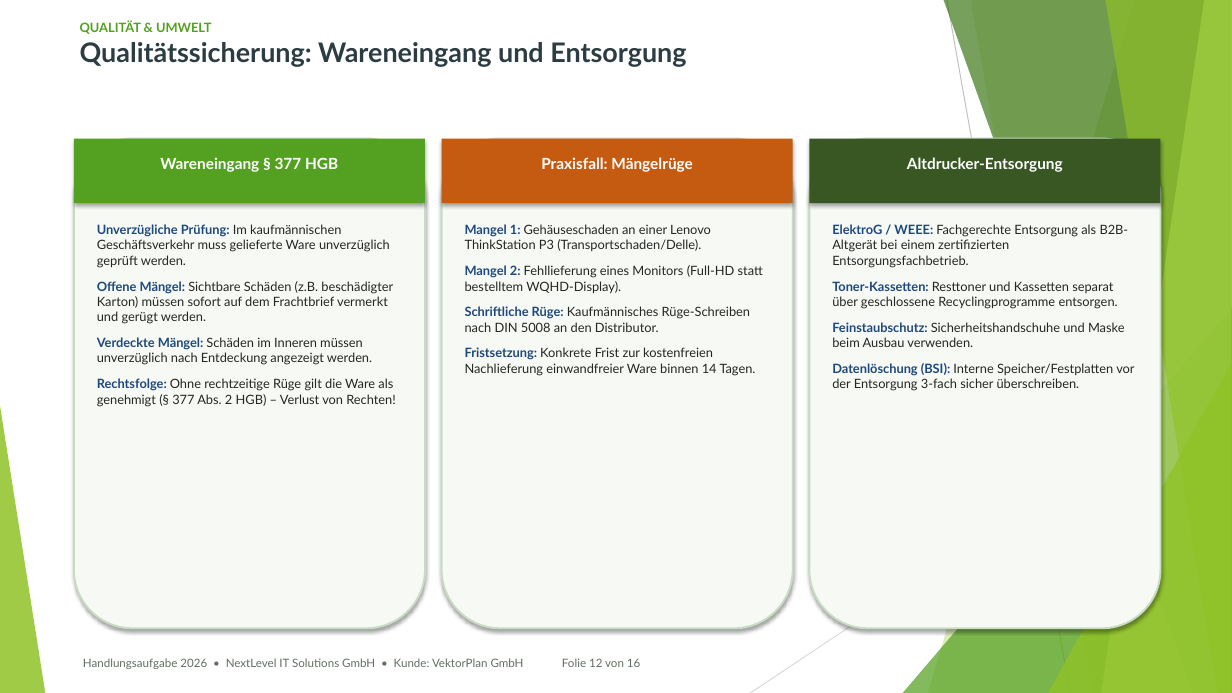
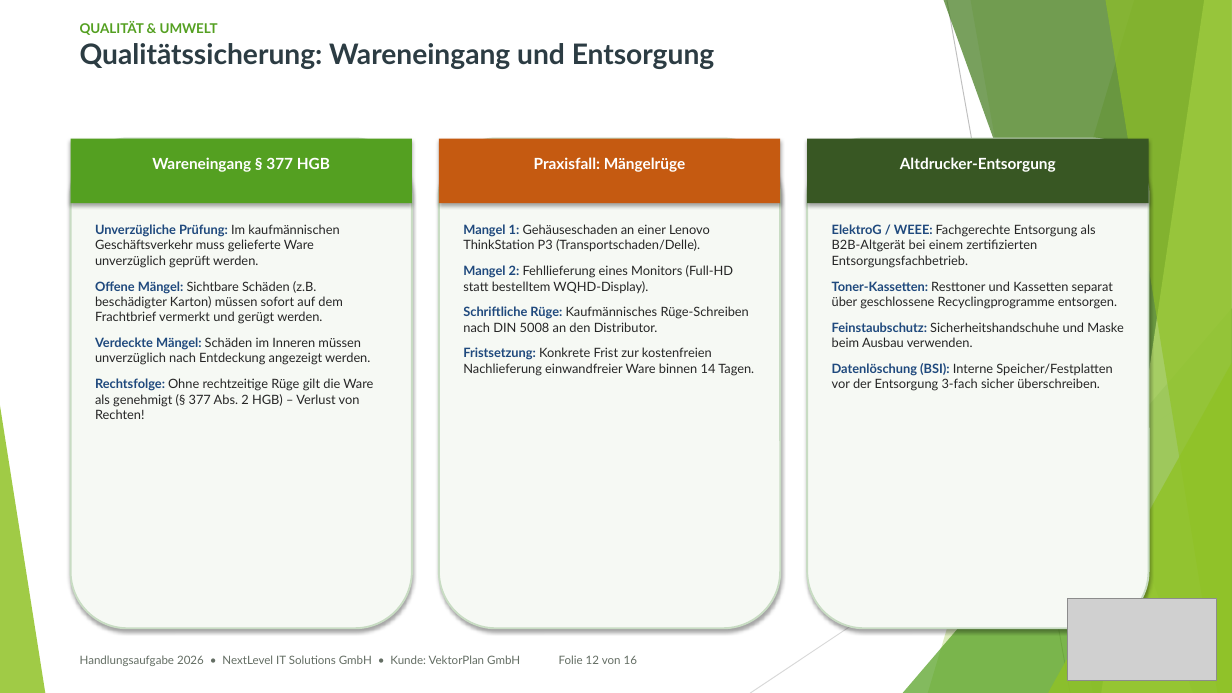
Before and after one commit to kluthjan/projekt_handlungsaufgabe, a slide deck: slide 12 of docs/08_Projektabschluss/Abschlusspraesentation.pptx. Drawn at 1232x693 pixels with LibreOffice and Linux fonts; fonts in the diff are those of the drawing; grey boxes stand for pictures. Boxes give left, top, right and bottom in pixels: in the first picture for what was removed or moved away, otherwise in the second. Text is boxed around its words. In the diff, an @@ line names an element or a change of style, - is before the commit and + after.

Commit message:
Praesentation optimiert: Widescreen-Layout vollstndig ausgenutzt, NextLevel-Logo mit transparentem Hintergrund vergroessert auf allen 16 Folien platziert, Hardware-Badges und PSP korrigiert

```diff
--- a/docs/08_Projektabschluss/Abschlusspraesentation.pptx
+++ b/docs/08_Projektabschluss/Abschlusspraesentation.pptx
@@ text "QUALITÄT & UMWELT" at [80, 21, 715, 69]: size 10 to 10.5 pt in "QUALITÄT & UMWELT"; size 21 to 22 pt in "Qualitätssicherung: Wareneingang und Entsorgung" @@
@@ rounded rectangle: place and size @@
-rounded rectangle at [74, 139, 425, 628]
+rounded rectangle at [70, 139, 411, 628]
@@ rectangle: place and size @@
-rectangle at [74, 139, 425, 203]
+rectangle at [70, 139, 411, 203]
@@ rounded rectangle: place and size @@
-rounded rectangle at [442, 139, 793, 628]
+rounded rectangle at [439, 139, 780, 628]
@@ rectangle: place and size @@
-rectangle at [442, 139, 793, 203]
+rectangle at [439, 139, 780, 203]
@@ rounded rectangle: place and size @@
-rounded rectangle at [810, 139, 1161, 628]
+rounded rectangle at [808, 139, 1149, 628]
@@ rectangle: place and size @@
-rectangle at [810, 139, 1161, 203]
+rectangle at [808, 139, 1149, 203]
@@ text "Wareneingang § 377 HGB": place and size @@
-text "Wareneingang § 377 HGB" at [160, 157, 338, 172]
+text "Wareneingang § 377 HGB" at [152, 157, 330, 172]
@@ text "Praxisfall: Mängelrüge": place and size @@
-text "Praxisfall: Mängelrüge" at [541, 157, 692, 172]
+text "Praxisfall: Mängelrüge" at [534, 157, 685, 172]
@@ text "Altdrucker-Entsorgung": place and size @@
-text "Altdrucker-Entsorgung" at [907, 157, 1063, 172]
+text "Altdrucker-Entsorgung" at [900, 157, 1056, 172]
@@ text "Unverzügliche Prüfung: Im kaufmännischen Geschäftsverkehr ..." rewrapped from [97, 224, 395, 406] to [95, 224, 373, 419] @@
@@ text "Mangel 1: Gehäuseschaden an einer ..." rewrapped from [465, 224, 763, 376] to [463, 224, 754, 376] @@
@@ text "ElektroG / WEEE: Fachgerechte Entsorgung ..." rewrapped from [832, 224, 1134, 391] to [832, 224, 1123, 391] @@
@@ picture added at [1068, 598, 1217, 680] @@
```
Also in this commit, not shown: 15 other slides changed, 1 other file.
